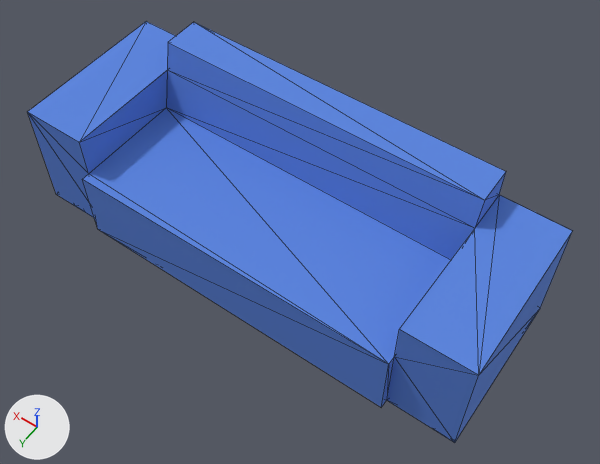
The glTF model public/models/items/loungeDesignSofa.glb as it was, and as the next commit left it.
Both versions are drawn from a camera (50 mm lens) standing at (-1.52, 1.99, 3.46) and looking at (-0.12, 0.02, 0.37). Every picture has the same lights, and +X, +Y and +Z are marked at lower left. Mesh edges are drawn as thin lines. Where no turn or scale is listed for an object, it has been applied to the vertices. Vertices at the same position are counted once.

In view in the first picture: 'loungeDesignSofa'.
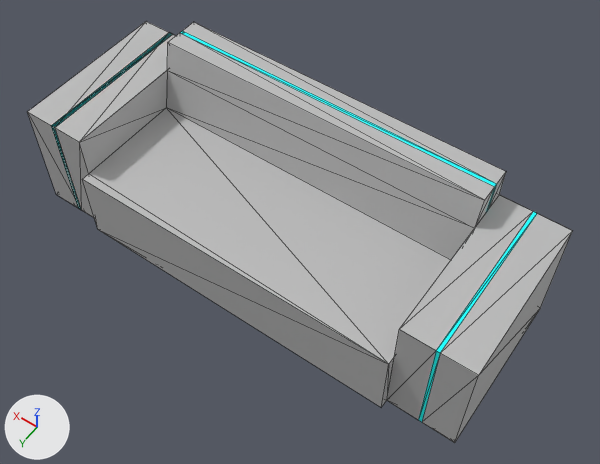
The newer file is also rescaled (x0.933) as a whole; pictures and numbers use the older file's frame.

Boxes [x1, y1, x2, y2] around the edits, measured in the pictures (600 x 464 px):
part 1 of me_loungedesignsofa_3, built on: [27, 21, 572, 443] in both
part 2 of me_loungedesignsofa_3, recoloured (blue to grey): [79, 43, 572, 442] in both

Diff of the bpy script that builds the scene:
```diff
--- a/public/models/items/loungeDesignSofa.glb.py
+++ b/public/models/items/loungeDesignSofa.glb.py
@@ mat_chairs_all_4_colourspasted__blinn13 @@
+mat_chairs_all_4_colourspasted__blinn13 = principled_material('Chairs_All_4_Colourspasted__blinn13')
+mat_chairs_all_4_colourspasted__blinn13.base_color = (0.0, 1.0, 1.0)  # cyan #00ffff
+mat_chairs_all_4_colourspasted__blinn13.roughness = 0.921
@@ mat_lambert1 @@
+mat_lambert1 = principled_material('lambert1')
+mat_lambert1.base_color = (0.5, 0.5, 0.5)  # grey #bcbcbc
+mat_lambert1.roughness = 0.6
@@ me_loungedesignsofa_3 @@
 # used by ob_loungedesignsofa; location = (0.0, 0.0, 0.0)
-me_loungedesignsofa_3.from_pydata(...)  # 60 vertices, 116 faces; spans x -1.2..1.2, y -0.44..0.44, z 0.0..0.86
-me_loungedesignsofa_3.materials.append(mat_metal_042)  # light grey #bfd3d7
+me_loungedesignsofa_3.from_pydata(...)  # 80 vertices, 141 faces; spans x -1.2..1.2, y -0.44..0.44, z 0.0..0.86
+# me_loungedesignsofa_3 part 1
+# 17 faces are deleted
+# 15 vertices are added at x -1.02..1.04, y -0.44..0.4, z 0.11..0.86
+# 5 new vertices lie (0.16, 0.0, 0.0) away from vertices in x -1.2..0.86, y -0.44..0.4, z 0.11..0.71
+# 28 new faces join them, mat_lambert1 (grey #bcbcbc)
+# 14 new faces join them, mat_chairs_all_4_colourspasted__blinn13 (cyan #00ffff)
+# me_loungedesignsofa_3 part 2: 59 faces spanning x -1.2..1.2, y -0.44..0.44, z 0.11..0.86 switch from mat_carpetblue_003 (blue #5984de) to mat_lambert1 (grey #bcbcbc)
+me_loungedesignsofa_3.materials.append(mat_chairs_all_4_colourspasted__blinn13)  # cyan #00ffff
```
